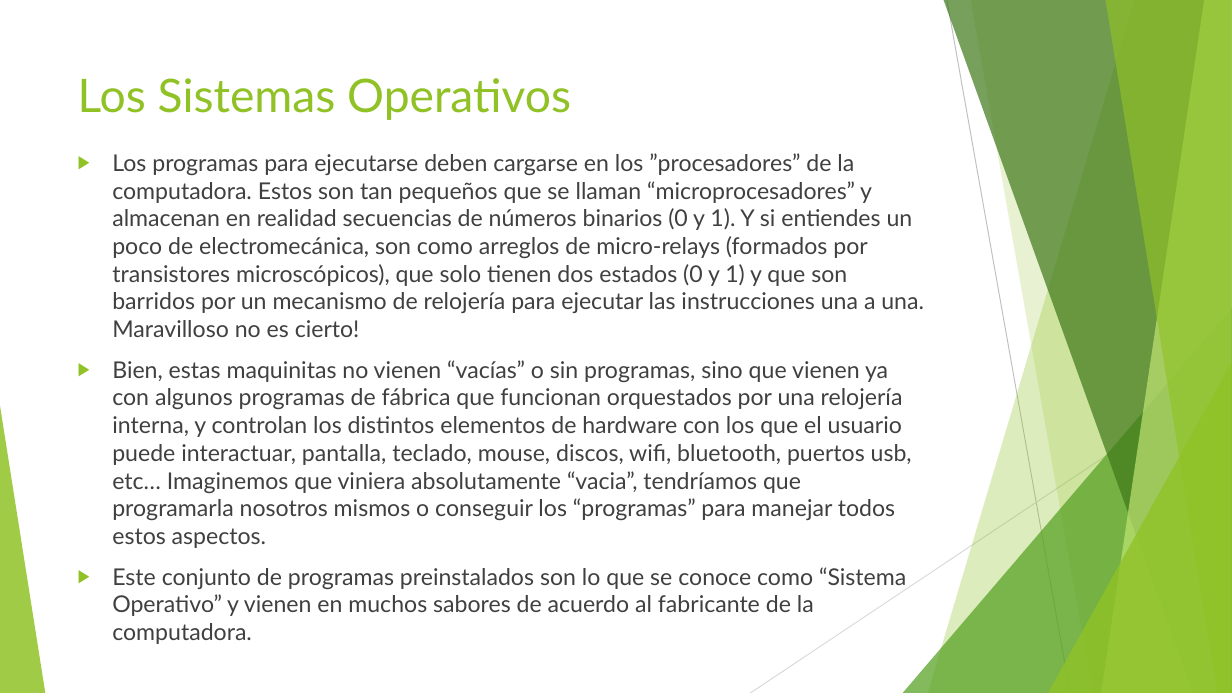
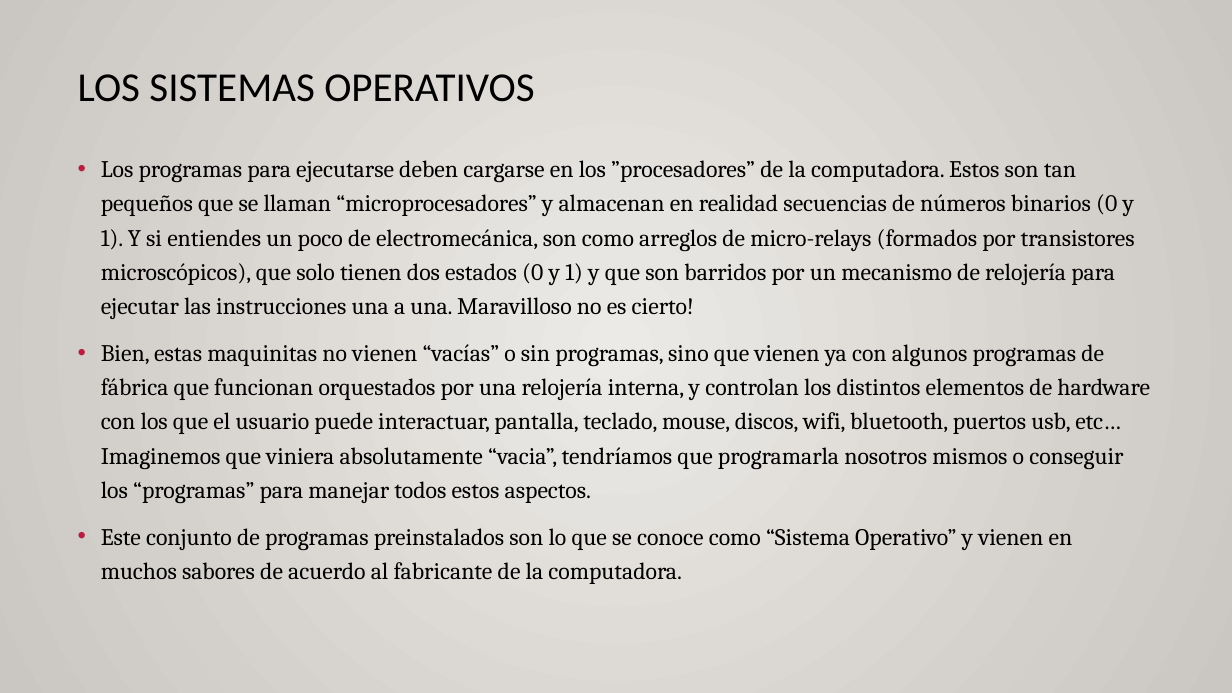
Before and after one commit to AlbertOsinaga/CSharp-MiPrimerLenguaje, a slide deck: slide 6 of C#_MiPrimerLenguaje.pptx. Drawn at 1232x693 pixels with LibreOffice and Linux fonts; fonts in the diff are those of the drawing. Boxes give left, top, right and bottom in pixels: in the first picture for what was removed or moved away, otherwise in the second. Text is boxed around its words. In the diff, an @@ line names an element or a change of style, - is before the commit and + after.

```diff
--- a/C#_MiPrimerLenguaje.pptx
+++ b/C#_MiPrimerLenguaje.pptx
@@ background #FFFFFF to gradient #ECEAE7 to #CAC7C1 @@
@@ title at [78, 74, 534, 102]: text changed; size 36 to 32 pt; font Lato to Calibri; text colour #90C226 to #000000 @@
-Los Sistemas Operativos
+LOS SISTEMAS OPERATIVOS
@@ text "Los programas para ejecutarse deben ..." at [101, 160, 1150, 584]: size 18 to 18.5 pt, font Lato to Cambria, text colour #404040 to #000000; bullet ▶ to •; line spacing 1 to 1.2; bullet colour #90C226 to #B71E42 @@
@@ group removed at [0, 0, 1232, 693]: 5 freeform shapes, 3 triangles, 2 lines @@
```
Also in this commit, not shown: 11 other slides changed, 7 slides added, 1 other file.
